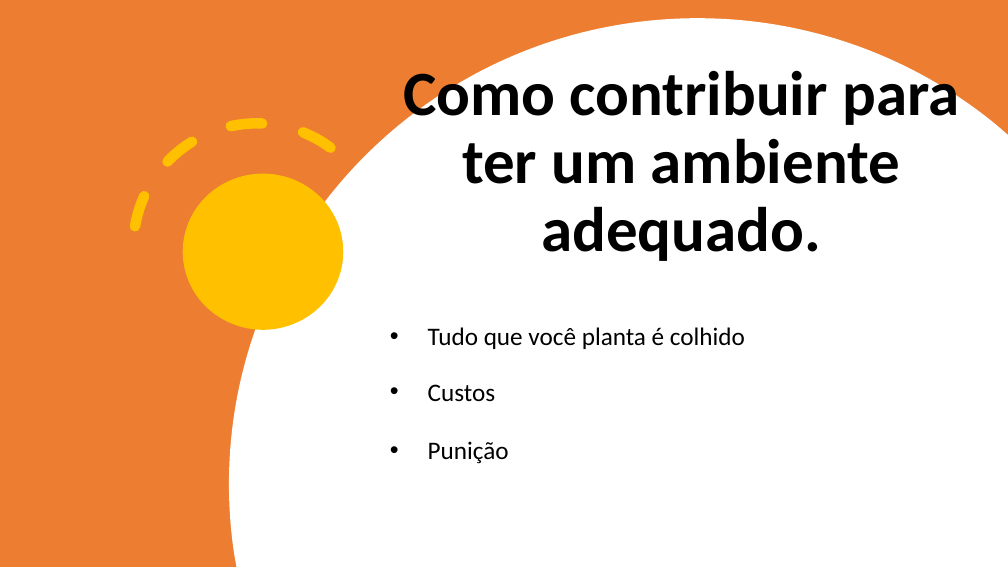
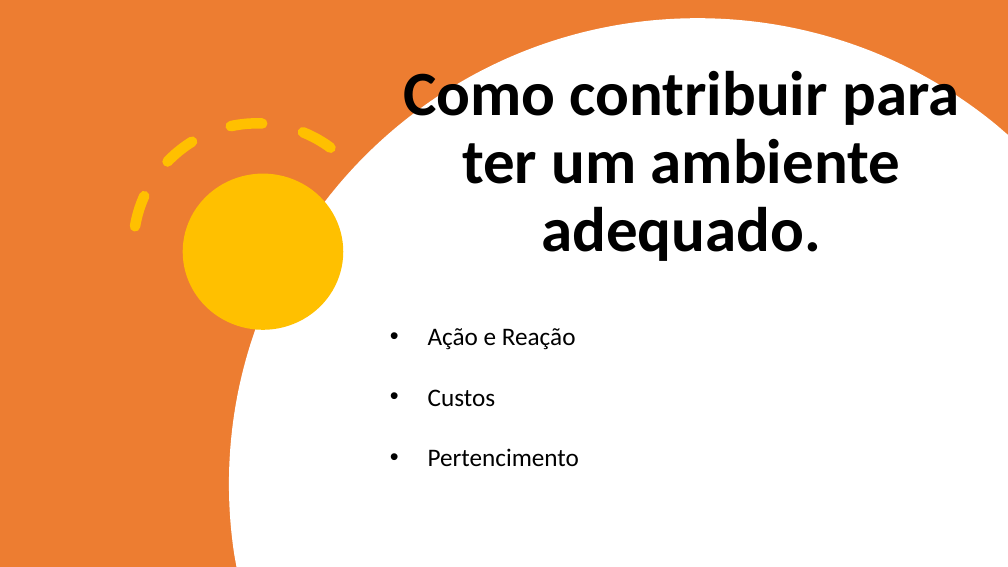
Before and after one commit to julialima1999/Limpeza_organiza-o, a slide deck: slide 18 of Apresentação/Limpeza e Organização_sugestao.pptx (slide 16 before the commit). Drawn at 1008x567 pixels with LibreOffice and Linux fonts; fonts in the diff are those of the drawing. Boxes give left, top, right and bottom in pixels: in the first picture for what was removed or moved away, otherwise in the second. Text is boxed around its words. In the diff, an @@ line names an element or a change of style, - is before the commit and + after.

```diff
--- a/Apresentação/Limpeza e Organização_sugestao.pptx
+++ b/Apresentação/Limpeza e Organização_sugestao.pptx
@@ text at (428, 328, 579, 466): text changed @@
-• Tudo que você planta é colhido
+• Ação e Reação
+• Custos
+• Pertencimento
@@ text removed at (428, 384, 496, 402) @@
-• Custos
@@ text removed at (428, 441, 509, 464) @@
-• Punição
```
Also in this commit, not shown: 6 other slides changed, 2 slides added.
